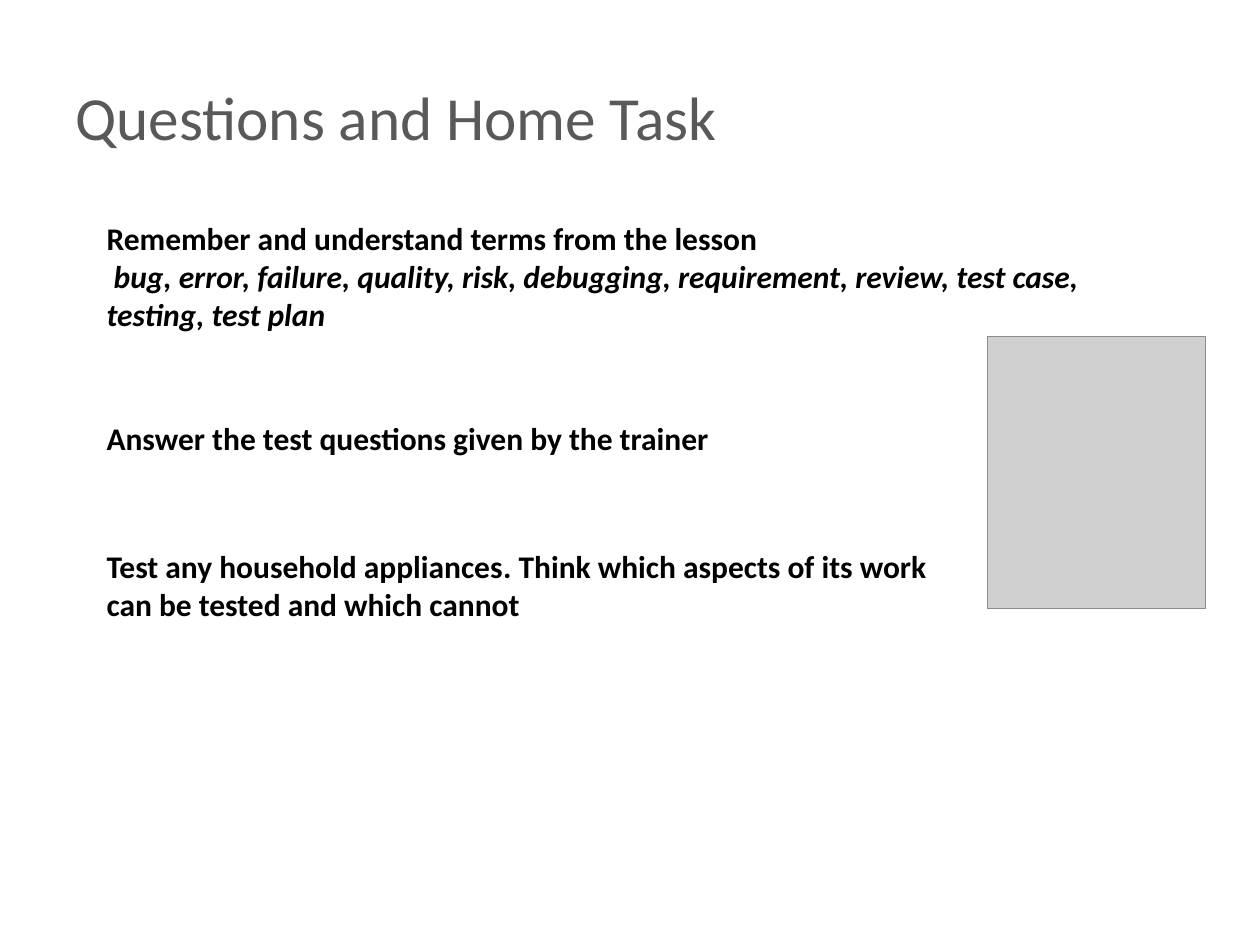
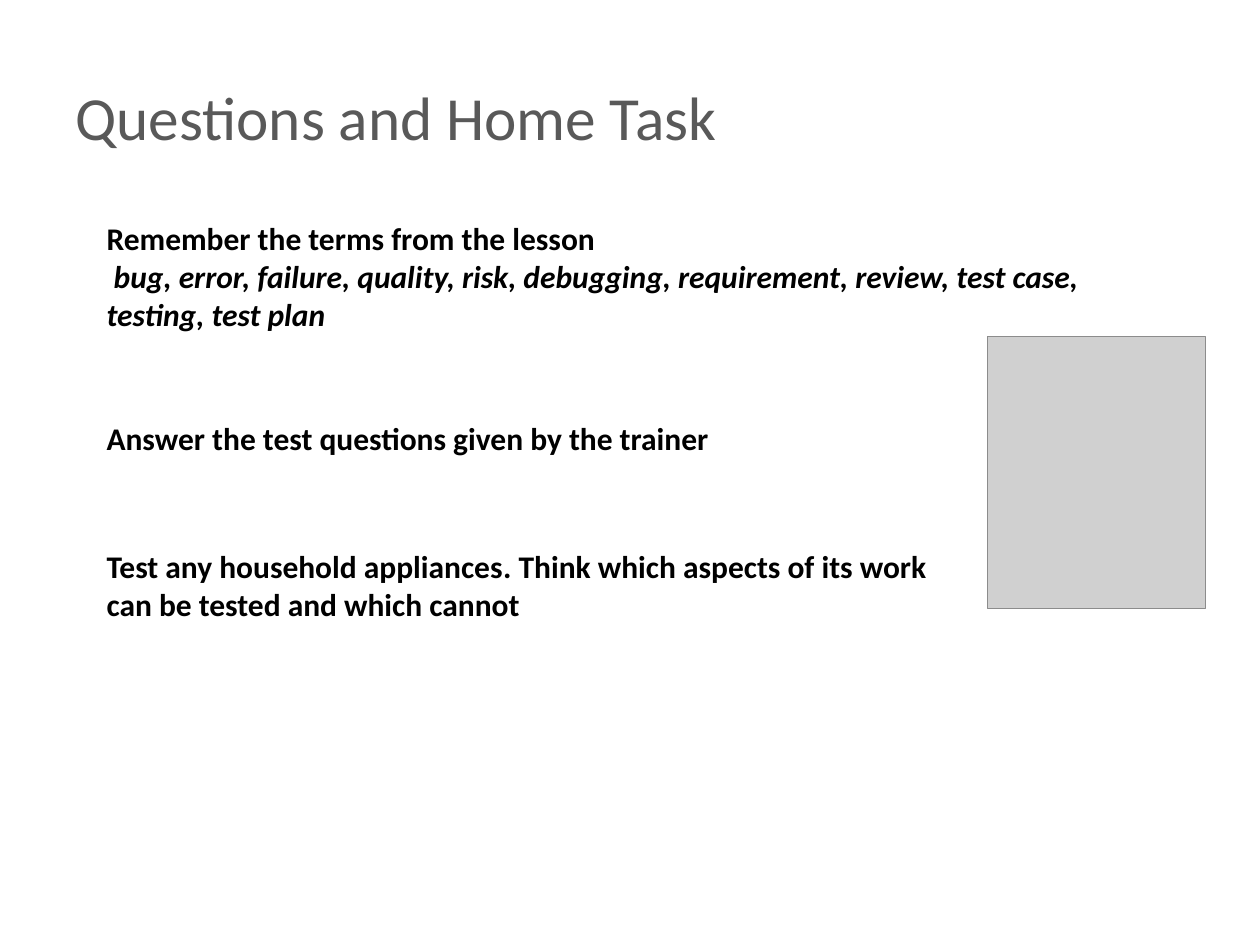
Before and after one commit to BigRacer/swtesting, a slide deck: slide 21 of inna/Занятие 1.pptx (slide 20 before the commit). Drawn at 1260x945 pixels with LibreOffice and Linux fonts; fonts in the diff are those of the drawing; grey boxes stand for pictures; background and template pictures are left out. Boxes give left, top, right and bottom in pixels: in the first picture for what was removed or moved away, otherwise in the second. Text is boxed around its words. In the diff, an @@ line names an element or a change of style, - is before the commit and + after.

```diff
--- a/inna/Занятие 1.pptx
+++ b/inna/Занятие 1.pptx
@@ text at (x1=107, y1=228, x2=594, y2=251): text changed @@
-Remember and understand terms from the lesson
+Remember the terms from the lesson
```
Also in this commit, not shown: 1 other slide changed, 1 slide added, 1 other file.
